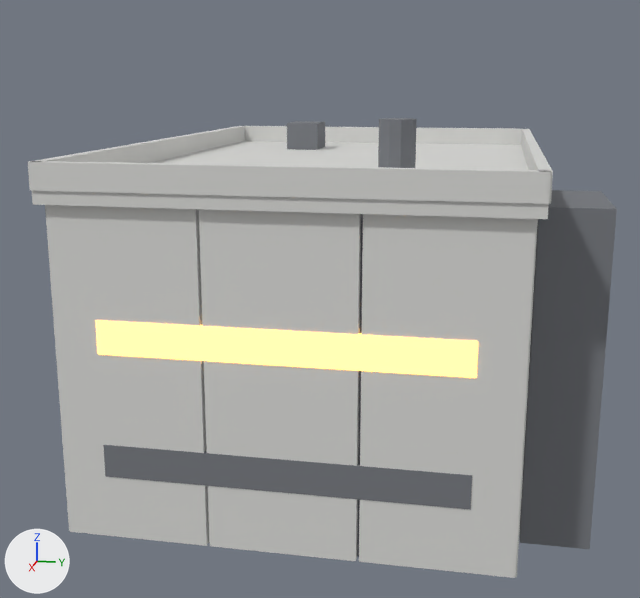
An edit to the glTF model games/unreal2_mods/U2Avalon/Models/glb/B_plant_office.glb, drawn before and after from the same camera.
Camera for both pictures: a 50 mm lens placed at (29.3, 5.1, 12.0), pointed at (0.7, -0.6, 4.8). The axes (+X, +Y, +Z) are drawn at lower left. The lights are the same throughout. The first picture is the older version. Where no turn or scale is listed for an object, it has been applied to the vertices. Vertices at exactly the same position are counted once.
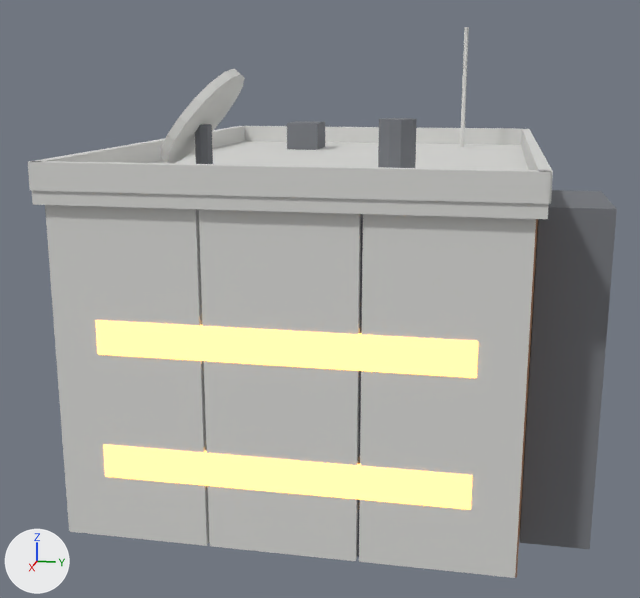
Boxes [x1, y1, x2, y2] around the edits, measured in the pictures (640 x 598 px):
'Cube.023', recoloured (lighter): [103, 445, 472, 510] in both
'Cylinder.001', added: after [161, 69, 245, 164]
'Cylinder', reshaped, moved: before [378, 118, 417, 168]; after [195, 124, 213, 164]
'Cube.007', recoloured: [515, 219, 538, 577] in both
'Cylinder.002', added: after [460, 27, 469, 147]
'Cylinder.003', unchanged, uncovered by the edit: after [378, 118, 417, 168]

The edits, one by one:
Material 'rust' (mat_rust) is new.
Its base color is (0.42, 0.22, 0.12) (brown #ad8161).
Its roughness is 0.85.
me_cube_007 has 8 vertices, 12 faces and spans x -2.21..2.21, y -0.15..0.15, z -4.5..4.5.
me_cube_007 no longer uses material mat_pale (light grey #dadad7).
me_cube_007 gains material mat_rust (brown #ad8161).
me_cube_023 has 8 vertices, 12 faces and spans x -0.07..0.07, y -4.8..4.8, z -0.45..0.45.
me_cube_023 no longer uses material mat_dark (grey #76797e).
me_cube_023 gains material mat_glow (orange #ffb359, glowing orange #ffb359).
me_cylinder is used by ob_cylinder; location (5.4, 2.4, 10.2).
me_cylinder had 20 vertices, 36 faces and spanned x -0.48..0.48, y -0.5..0.5, z -0.8..0.8.
me_cylinder now has 16 vertices, 28 faces and spans x -0.25..0.25, y -0.25..0.25, z -0.8..0.8.
me_cylinder part 1: the whole mesh is rebuilt.
Mesh me_cylinder_002 is new.
It is a 6-sided cylinder along z spanning x -0.07..0.07, y -0.08..0.08, z -2.5..2.5.
It uses material mat_pale (light grey #dadad7).
Mesh me_cylinder_001 is new.
It has 32 vertices, 60 faces and spans x -1.6..1.6, y -1.12..1.12, z -1.31..1.31.
It uses material mat_pale (light grey #dadad7).
Object 'Cylinder' (ob_cylinder) moves from (5.4, 2.4, 10.2) to (5.4, -3.0, 10.0).
Object 'Cylinder.002' (ob_cylinder_002) is new; it shows me_cylinder_002.
Its location is (-7.2, 3.6, 11.5).
Object 'Cylinder.001' (ob_cylinder_001) is new; it shows me_cylinder_001.
Its location is (5.4, -3.0, 11.0).
